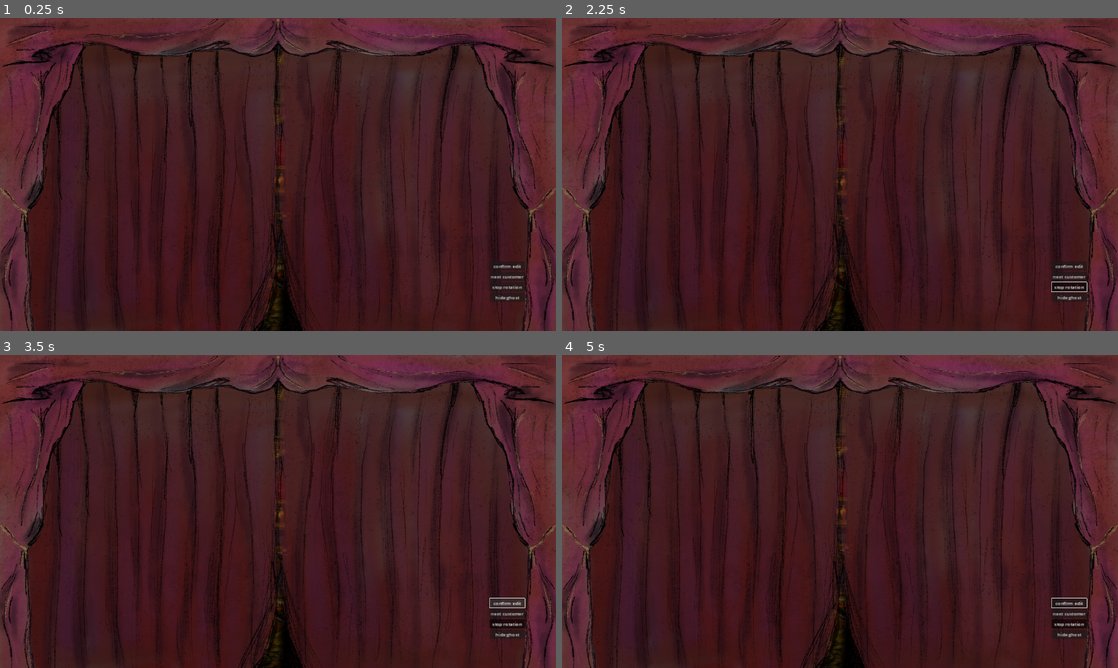
Above: before the commit, frames 1-4 (two rows, left to right).
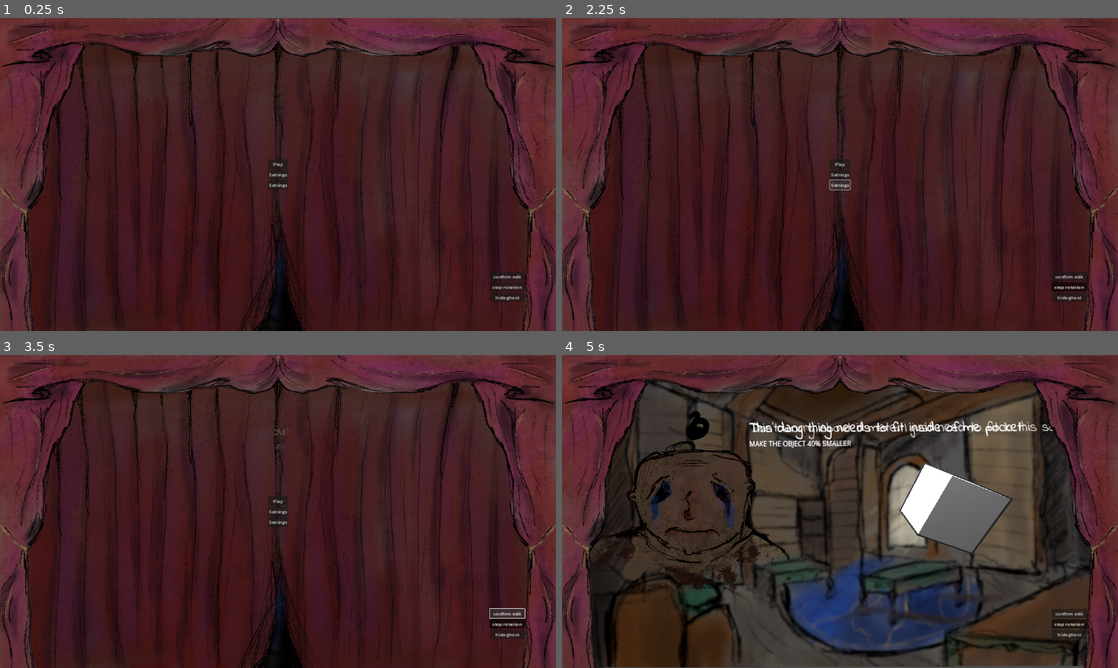
Above: after the commit, the same moments.

Repository: LouisDiekmann/GMTK_GameJam_2024
Game: Godot game, scene res://Scenes/main.tscn
Two runs of this game, one before a commit and one after it. Both use one fixed random seed, a clock stepped at 60 frames per second and the inputs below.
Inputs (mouse positions are in pixels of both pictures, inside the frame that each line leads up to):
- Up to frame 1 (0.25 s): no input
- Up to frame 2 (2.25 s): click (840, 174) at 0.5 s, where only the run after the commit has a clickable "Settings"; click "stop rotation" at 1.25 s; click (840, 183) at 2 s, where only the run after the commit has a clickable "Settings"
- Up to frame 3 (3.5 s): click "confirm edit" at 2.75 s
- Up to frame 4 (5 s): click "confirm edit" at 3.5 s; click (840, 502) at 4.25 s, where only the run after the commit has a clickable "Play"

The runs differ from the first frame. In frame 1, 0.5% of the frame differs, in the area x 48-95%, y 11-100%; in frame 2, 0.6%; in frame 3, 0.6%; in frame 4, 52%, in the area x 5-96%, y 8-100%.

Commit message:
background, integrity, menu

Diff:
--- a/Scenes/customer.tscn
+++ b/Scenes/customer.tscn
@@ -1,8 +1,11 @@
-[gd_scene load_steps=11 format=3 uid="uid://dp607or8adtk3"]
+[gd_scene load_steps=14 format=3 uid="uid://dp607or8adtk3"]
 
 [ext_resource type="Script" path="res://Scripts/customer.gd" id="1_ojrj1"]
 [ext_resource type="AudioStream" uid="uid://c472we8hv382n" path="res://Assets/audio/effects/swoop.mp3" id="2_kmn64"]
 [ext_resource type="Texture2D" uid="uid://btmm25on3qua0" path="res://Assets/textures/characters/character1.png" id="2_mvi4w"]
+[ext_resource type="AudioStream" uid="uid://dewsvcpqunhee" path="res://Assets/audio/effects/click.mp3" id="3_dvha7"]
+[ext_resource type="FontFile" uid="uid://ct6smy7u6cp8i" path="res://Assets/fonts/IndieFlower-Regular.ttf" id="5_fiqpe"]
+[ext_resource type="FontFile" uid="uid://b3dmrm1q3euf4" path="res://Assets/fonts/NotoSans-Light.ttf" id="6_g0pwk"]
 
 [sub_resource type="Animation" id="Animation_nl73v"]
 length = 0.001
@@ -84,12 +87,15 @@
 script = ExtResource("1_ojrj1")
 characterSprite = NodePath("characterSprite")
 
-[node name="AudioStreamPlayer" type="AudioStreamPlayer" parent="."]
+[node name="playerSwoop" type="AudioStreamPlayer" parent="."]
 stream = ExtResource("2_kmn64")
 pitch_scale = 0.48
 
-[node name="Label3D" type="Label3D" parent="."]
-transform = Transform3D(1, 0, 0, 0, 1, 0, 0, 0, 1, 2.25869, 1.07155, 1)
+[node name="click" type="AudioStreamPlayer" parent="."]
+stream = ExtResource("3_dvha7")
+volume_db = -3.692
+playback_type = 1
+parameters/looping = true
 
 [node name="characterSprite" type="Sprite3D" parent="."]
 transform = Transform3D(0.2, 0, 0, 0, 0.2, 0, 0, 0, 0.2, -10, 0, 1)
@@ -103,6 +109,19 @@
 }
 autoplay = "wobble"
 
+[node name="flavorText" type="Label3D" parent="."]
+transform = Transform3D(1, 0, 0, 0, 1, 0, 0, 0, 1, -1.6, 1.36848, 1)
+font = ExtResource("5_fiqpe")
+font_size = 48
+horizontal_alignment = 0
+
+[node name="objectiveText" type="Label3D" parent="."]
+transform = Transform3D(1, 0, 0, 0, 1, 0, 0, 0, 1, -1.6, 1.10641, 1)
+font = ExtResource("6_g0pwk")
+font_size = 24
+horizontal_alignment = 0
+uppercase = true
+
 [node name="object" type="Node3D" parent="."]
 transform = Transform3D(0.936213, 0.351433, 0, -0.324682, 0.864948, -0.382683, -0.134488, 0.358273, 0.92388, 1.89209, 0, 1)
 
--- a/Scenes/main.tscn
+++ b/Scenes/main.tscn
@@ -1,8 +1,7 @@
-[gd_scene load_steps=16 format=3 uid="uid://bm4bgpxv7fvot"]
+[gd_scene load_steps=17 format=3 uid="uid://bm4bgpxv7fvot"]
 
 [ext_resource type="Script" path="res://Scripts/main.gd" id="1_032sg"]
 [ext_resource type="PackedScene" uid="uid://o75eaxe4f6nm" path="res://Scenes/ui.tscn" id="1_hbtbv"]
-[ext_resource type="Texture2D" uid="uid://1efe2qb444w0" path="res://Assets/TEMP/k2j86njz.bmp" id="1_kcbfq"]
 [ext_resource type="Script" path="res://Scripts/player.gd" id="2_cdgvj"]
 [ext_resource type="Script" path="res://Scripts/menu.gd" id="2_p76ab"]
 [ext_resource type="Texture2D" uid="uid://bgyauupmj5uo7" path="res://Assets/textures/curtainLeft.png" id="3_qfwvv"]
@@ -10,6 +9,35 @@
 [ext_resource type="Texture2D" uid="uid://s074jktwig77" path="res://Assets/textures/curtain2.png" id="5_f8s0e"]
 [ext_resource type="AudioStream" uid="uid://dn43057162i48" path="res://Assets/audio/effects/curtain.mp3" id="6_wmtdr"]
 [ext_resource type="AudioStream" uid="uid://deptrquw54yhf" path="res://Assets/audio/effects/curtainClose.mp3" id="7_hbcox"]
+[ext_resource type="PackedScene" uid="uid://d10hrryhtj13j" path="res://Scenes/menuButtons.tscn" id="8_7d6uk"]
+[ext_resource type="Texture2D" uid="uid://dfm4en1e4h5wa" path="res://Assets/textures/background.png" id="10_5mpya"]
+
+[sub_resource type="Animation" id="Animation_lwufo"]
+length = 0.001
+tracks/0/type = "value"
+tracks/0/imported = false
+tracks/0/enabled = true
+tracks/0/path = NodePath("curtainLeft:position")
+tracks/0/interp = 1
+tracks/0/loop_wrap = true
+tracks/0/keys = {
+"times": PackedFloat32Array(0),
+"transitions": PackedFloat32Array(1),
+"update": 0,
+"values": [Vector2(0, 0)]
+}
+tracks/1/type = "value"
+tracks/1/imported = false
+tracks/1/enabled = true
+tracks/1/path = NodePath("curtainRight:position")
+tracks/1/interp = 1
+tracks/1/loop_wrap = true
+tracks/1/keys = {
+"times": PackedFloat32Array(0),
+"transitions": PackedFloat32Array(1),
+"update": 0,
+"values": [Vector2(0, 0)]
+}
 
 [sub_resource type="Animation" id="Animation_gjw1p"]
 resource_name = "closeCurtains"
@@ -67,33 +95,6 @@
 "values": [Vector2(0, 0), Vector2(960, 0)]
 }
 
-[sub_resource type="Animation" id="Animation_lwufo"]
-length = 0.001
-tracks/0/type = "value"
-tracks/0/imported = false
-tracks/0/enabled = true
-tracks/0/path = NodePath("curtainLeft:position")
-tracks/0/interp = 1
-tracks/0/loop_wrap = true
-tracks/0/keys = {
-"times": PackedFloat32Array(0),
-"transitions": PackedFloat32Array(1),
-"update": 0,
-"values": [Vector2(0, 0)]
-}
-tracks/1/type = "value"
-tracks/1/imported = false
-tracks/1/enabled = true
-tracks/1/path = NodePath("curtainRight:position")
-tracks/1/interp = 1
-tracks/1/loop_wrap = true
-tracks/1/keys = {
-"times": PackedFloat32Array(0),
-"transitions": PackedFloat32Array(1),
-"update": 0,
-"values": [Vector2(0, 0)]
-}
-
 [sub_resource type="AnimationLibrary" id="AnimationLibrary_58ojm"]
 _data = {
 "RESET": SubResource("Animation_lwufo"),
@@ -147,12 +148,16 @@
 [node name="curtainClose" type="AudioStreamPlayer" parent="menu"]
 stream = ExtResource("7_hbcox")
 
+[node name="menuButtons" parent="menu" node_paths=PackedStringArray("menuNode", "mainNode") instance=ExtResource("8_7d6uk")]
+menuNode = NodePath("..")
+mainNode = NodePath("../..")
+
 [node name="CanvasLayer" parent="." node_paths=PackedStringArray("mainNode") instance=ExtResource("1_hbtbv")]
 mainNode = NodePath("..")
 
 [node name="background" type="Sprite3D" parent="."]
-transform = Transform3D(1.5, 0, 0, 0, 1.5, 0, 0, 0, 1.5, 0, 0, 0)
-texture = ExtResource("1_kcbfq")
+transform = Transform3D(0.5, 0, 0, 0, 0.5, 0, 0, 0, 0.5, 0, 0, 0)
+texture = ExtResource("10_5mpya")
 
 [node name="player" type="Node3D" parent="."]
 
--- /dev/null
+++ b/Scenes/menuButtons.tscn
@@ -0,0 +1,27 @@
+[gd_scene load_steps=2 format=3 uid="uid://d10hrryhtj13j"]
+
+[ext_resource type="Script" path="res://Scripts/menuButtons.gd" id="1_h2g2n"]
+
+[node name="VBoxContainer" type="VBoxContainer"]
+anchors_preset = 8
+anchor_left = 0.5
+anchor_top = 0.5
+anchor_right = 0.5
+anchor_bottom = 0.5
+grow_horizontal = 2
+grow_vertical = 2
+script = ExtResource("1_h2g2n")
+
+[node name="Play" type="Button" parent="."]
+layout_mode = 2
+text = "Play"
+
+[node name="Settings" type="Button" parent="."]
+layout_mode = 2
+text = "Settings"
+
+[node name="Exit" type="Button" parent="."]
+layout_mode = 2
+text = "Settings"
+
+[connection signal="button_down" from="Play" to="." method="_on_play_button_down"]
--- a/Scenes/ui.tscn
+++ b/Scenes/ui.tscn
@@ -22,10 +22,6 @@
 layout_mode = 2
 text = "confirm edit"
 
-[node name="next" type="Button" parent="VBoxContainer"]
-layout_mode = 2
-text = "next customer"
-
 [node name="stop rotation" type="Button" parent="VBoxContainer"]
 layout_mode = 2
 toggle_mode = true
@@ -37,6 +33,5 @@
 text = "hide ghost"
 
 [connection signal="pressed" from="VBoxContainer/confirm" to="." method="_on_confirm_pressed"]
-[connection signal="pressed" from="VBoxContainer/next" to="." method="_on_next_pressed"]
 [connection signal="toggled" from="VBoxContainer/stop rotation" to="." method="_on_stop_rotation_toggled"]
 [connection signal="toggled" from="VBoxContainer/hide ghost" to="." method="_on_hide_ghost_toggled"]
--- a/Scripts/customer.gd
+++ b/Scripts/customer.gd
@@ -3,7 +3,7 @@
 
 var objective : String
 var objectiveValue : int
-var autoRotate : bool
+@onready var autoRotate : bool = true
 @export var characterSprite: Sprite3D
 
 @onready var parent : Node3D = get_parent()
@@ -14,14 +14,17 @@
 
 @onready var objectSizeVectorLength : float = object.scale.length()
 @onready var animationPlayer: AnimationPlayer = $characterSprite/AnimationPlayer
-@onready var audioStreamPlayer: AudioStreamPlayer = $AudioStreamPlayer
-@onready var label3D: Label3D = $Label3D
+@onready var audioPlayerSwoop : AudioStreamPlayer = $playerSwoop
+@onready var audioClick: AudioStreamPlayer = $click
+
+@onready var flavorText: Label3D = $flavorText
+@onready var objectiveText: Label3D = $objectiveText
 
 @onready var textLines : Dictionary = {
 	"smaller" : {
 		0 : "This is way to big for what I want to use it for!",
 		1 : "This dang thing needs to fit inside of me pocket",
-		2 : "Where de hell am I supposed to store this giant piece of garabge?"
+		2 : "Where de hell am I supposed to store this giant piece of garbage?"
 	},
 	"bigger" : {
 		0 : "I need this thing to fit more Beer!",
@@ -44,15 +47,21 @@
 
 # Called every frame. 'delta' is the elapsed time since the previous frame.
 func _process(delta: float) -> void:
-	if Input.is_action_pressed("enlarge") and object.scale.x < 2:
+	if Input.is_action_just_pressed("enlarge") or Input.is_action_just_pressed("shrink"):
+		audioClick.pitch_scale = randf_range(.8,1.2)
+		audioClick.play()
+	if Input.is_action_just_released("enlarge") or Input.is_action_just_released("shrink"):
+		audioClick.stop()
+
+	if Input.is_action_pressed("enlarge") and scaleableObject.scale.x < 2:
 		scaleableObject.scale += Vector3(.01,.01,.01)
-	if Input.is_action_pressed("shrink") and object.scale.x > .5:
+	if Input.is_action_pressed("shrink") and scaleableObject.scale.x > .2:
 		scaleableObject.scale -= Vector3(.01,.01,.01)
 
 	if parent.call("getAutoRotateObject"):
 		object.rotation += Vector3(.002,.002,.002)
 
-	referanceObject.visible = parent.call("getGhostHidden")
+	referanceObject.visible = not parent.call("getGhostHidden")
 
 func setCharacterSprite() -> void:
 	var randomInt : int = randi_range(0,2)
@@ -82,12 +91,14 @@
 	var randInt2 : int = randi_range(1,10)
 	objectiveValue  = randInt2 * 5
 
+	objectiveText.text = "make the object " + str(objectiveValue) + "% " + str(objective)
+
 # @method used to play the inital animations, sounds and text reveals when a new customer enters the scene
 func playAnimation() -> void:
 	animationPlayer.play("swoopIn")
-	audioStreamPlayer.pitch_scale = randf_range(.5,1.5)
-	audioStreamPlayer.play()
-	label3D.text = textLines[objective][randi_range(0,2)]
+	audioPlayerSwoop.pitch_scale = randf_range(.5,1.5)
+	audioPlayerSwoop.play()
+	flavorText.text = textLines[objective][randi_range(0,2)]
 
 func _on_animation_player_animation_finished(anim_name: StringName) -> void:
 	if anim_name == "swoopIn":
--- a/Scripts/main.gd
+++ b/Scripts/main.gd
@@ -1,7 +1,17 @@
 extends Node3D
 @onready var newCustomer : PackedScene = preload("res://Scenes/customer.tscn")
-var autoRotateObject : bool
-var ghostHidden : bool
+@onready var autoRotateObject : bool = true
+@onready var ghostHidden : bool = false
+var score : int
+
+const cursorGauntlet1 = preload("res://Assets/textures/cursorGauntlet1.png")
+const cursorGauntlet2 = preload("res://Assets/textures/cursorGauntlet2.png")
+
+func _unhandled_input(event: InputEvent) -> void:
+	if Input.is_action_just_pressed("enlarge"):
+		Input.set_custom_mouse_cursor(cursorGauntlet2)
+	if Input.is_action_just_released("enlarge"):
+		Input.set_custom_mouse_cursor(cursorGauntlet1)
 # Called when the node enters the scene tree for the first time.
 func _ready() -> void:
 	pass # Replace with function body.
@@ -10,15 +20,26 @@
 func _process(delta: float) -> void:
 	pass
 
+func startGame() -> void:
+	nextCustomer()
+
 func confirmSizePressed() -> void:
-	print("confirm")
+	validateObjectSize()
+	removeCurrentCustomer()
+	nextCustomer()
 
-func nextCustomerPressed() -> void:
-	print("next")
+func validateObjectSize() -> int:
+	score = 1
+	return score
+
+func removeCurrentCustomer() -> void:
+	pass
+
+func nextCustomer() -> void:
 	add_child(newCustomer.instantiate())
 
 func stopRotationToggled(toggled : bool) -> void:
-	autoRotateObject = toggled
+	autoRotateObject = not toggled
 
 func hideGhostObject(toggled : bool) -> void:
 	ghostHidden = toggled
--- a/Scripts/menu.gd
+++ b/Scripts/menu.gd
@@ -1,27 +1,37 @@
 extends CanvasLayer
-var curtainsClosed : bool
+@onready var curtainsClosed : bool = true
 @onready var animationPlayer: AnimationPlayer = $AnimationPlayer
 @onready var audioOpenCurtain: AudioStreamPlayer = $curtainOpen
 @onready var audioCloseCurtain: AudioStreamPlayer = $curtainClose
 
+@onready var menuButtons: VBoxContainer = $menuButtons
+
 
 func _unhandled_input(event: InputEvent) -> void:
 	if Input.is_action_just_pressed("menu"):
-		curtainsClosed = not curtainsClosed
-		if curtainsClosed:
-			animationPlayer.play("closeCurtains")
-			audioCloseCurtain.pitch_scale = randf_range(0.7, 1.3)
-			await get_tree().create_timer(.3).timeout
-			audioCloseCurtain.play()
+		if not curtainsClosed:
+			closeCurtains()
 		else:
-			animationPlayer.play("openCurtains")
-			audioOpenCurtain.pitch_scale = randf_range(0.7, 1.3)
-			audioOpenCurtain.play()
+			openCurtains()
+
+func closeCurtains() -> void:
+	animationPlayer.play("closeCurtains")
+	audioCloseCurtain.pitch_scale = randf_range(0.7, 1.3)
+	await get_tree().create_timer(.3).timeout
+	audioCloseCurtain.play()
+	menuButtons.visible = true
+	curtainsClosed = not curtainsClosed
+
+func openCurtains() -> void:
+	animationPlayer.play("openCurtains")
+	audioOpenCurtain.pitch_scale = randf_range(0.7, 1.3)
+	audioOpenCurtain.play()
+	menuButtons.visible = false
+	curtainsClosed = not curtainsClosed
 
 # Called when the node enters the scene tree for the first time.
 func _ready() -> void:
-	pass # Replace with function body.
-
+	menuButtons.visible = true
 
 # Called every frame. 'delta' is the elapsed time since the previous frame.
 func _process(delta: float) -> void:
--- /dev/null
+++ b/Scripts/menuButtons.gd
@@ -0,0 +1,16 @@
+extends VBoxContainer
+
+@export var menuNode : CanvasLayer
+@export var mainNode : Node3D
+# Called when the node enters the scene tree for the first time.
+func _ready() -> void:
+	pass # Replace with function body.
+
+# Called every frame. 'delta' is the elapsed time since the previous frame.
+func _process(delta: float) -> void:
+	pass
+
+
+func _on_play_button_down() -> void:
+	menuNode.openCurtains()
+	mainNode.startGame()
--- a/project.godot
+++ b/project.godot
@@ -18,10 +18,6 @@
 [debug]
 
 gdscript/warnings/untyped_declaration=2
-gdscript/warnings/unsafe_property_access=2
-gdscript/warnings/unsafe_method_access=2
-gdscript/warnings/unsafe_cast=1
-gdscript/warnings/unsafe_call_argument=2
 
 [display]
 
@@ -29,6 +25,7 @@
 window/size/viewport_height=1080
 window/stretch/mode="canvas_items"
 window/stretch/aspect="expand"
+mouse_cursor/custom_image="res://Assets/textures/cursorGauntlet1.png"
 
 [input]
 
Binary file removed: Assets/TEMP/k2j86njz.bmp
Not shown, added: Assets/audio/effects/click.mp3.import
Not shown, added: Assets/fonts/GrapeNuts-Regular.ttf.import
Binary file added: Assets/fonts/IndieFlower-Regular.ttf
Not shown, added: Assets/fonts/IndieFlower-Regular.ttf.import
Binary file added: Assets/fonts/NotoSans-Light.ttf
Not shown, added: Assets/fonts/NotoSans-Light.ttf.import
Binary file added: Assets/textures/background.png
Not shown, added: Assets/textures/background.png.import
Binary file added: Assets/textures/cursorGauntlet1.png
Not shown, changed: Assets/textures/cursorGauntlet1.png.import
Binary file added: Assets/textures/cursorGauntlet2.png
(and 2 more such lines)
